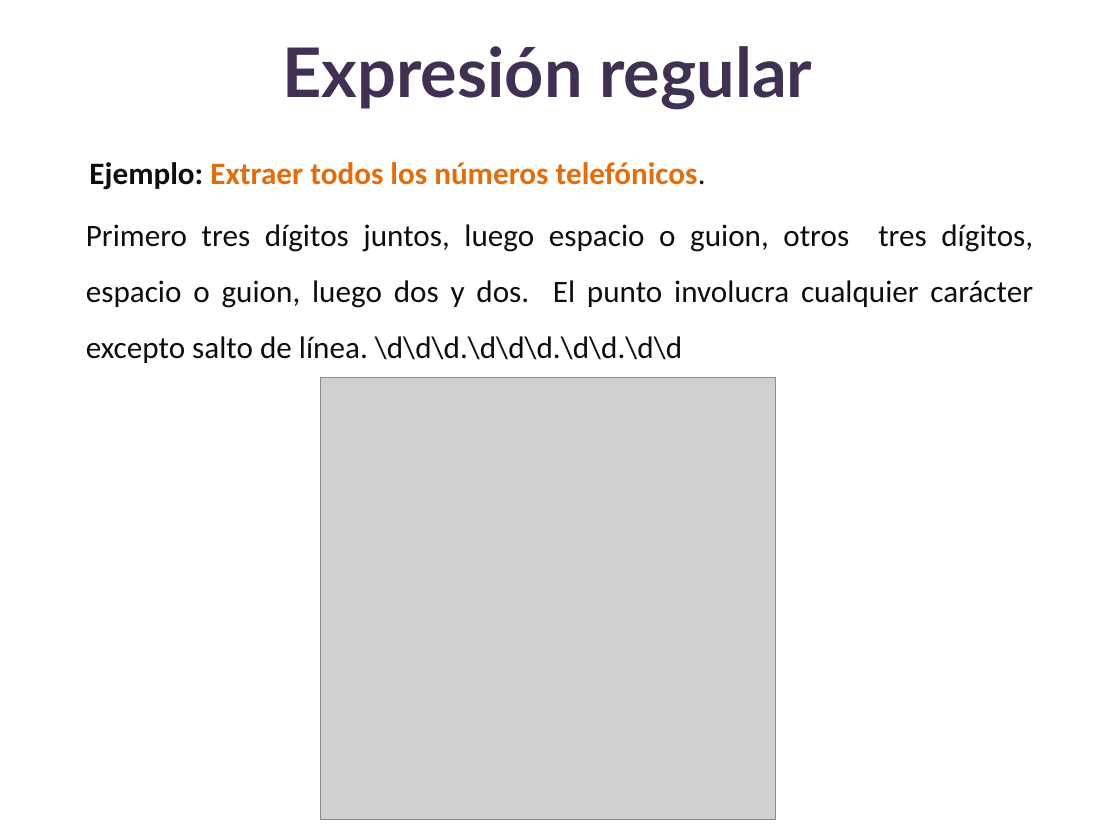
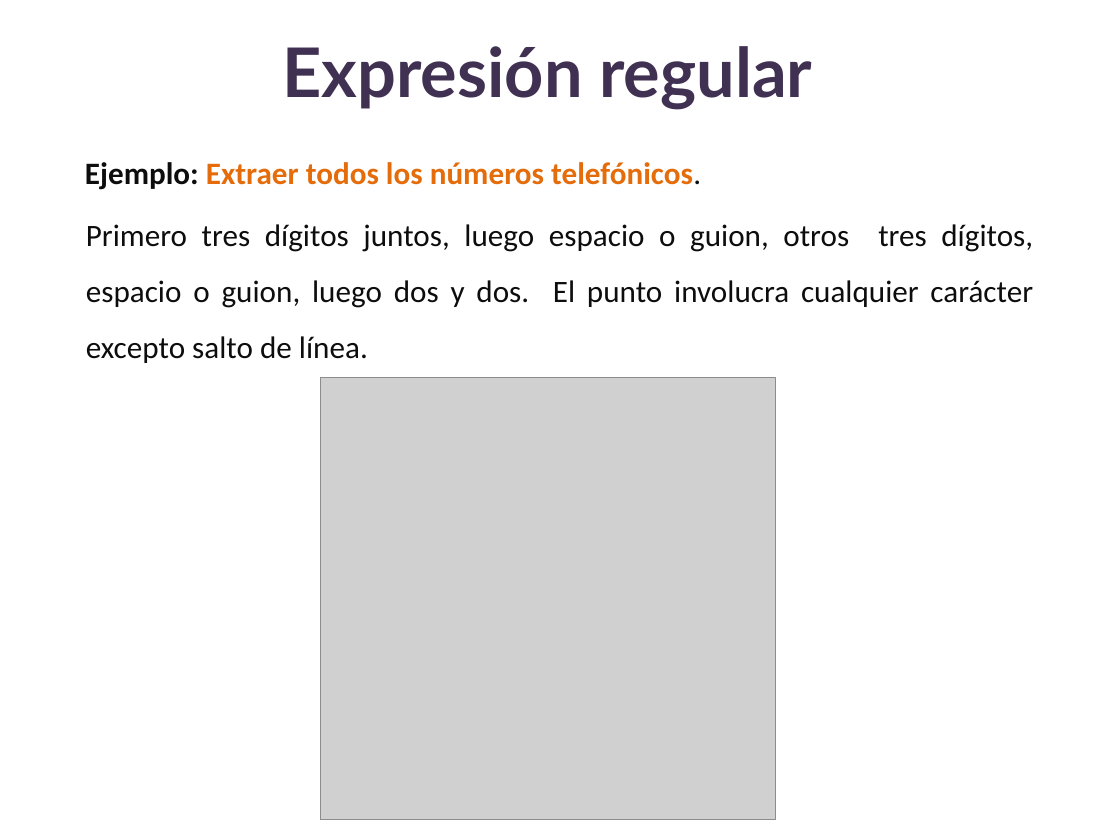
Before and after one commit to lizetheP/Analitica, a slide deck: slide 24 of Calendario2025/presentaciones/18_Expresiones_regulares.pptx. Drawn at 1120x840 pixels with LibreOffice and Linux fonts; fonts in the diff are those of the drawing; grey boxes stand for pictures. Boxes give left, top, right and bottom in pixels: in the first picture for what was removed or moved away, otherwise in the second. Text is boxed around its words. In the diff, an @@ line names an element or a change of style, - is before the commit and + after.

```diff
--- a/Calendario2025/presentaciones/18_Expresiones_regulares.pptx
+++ b/Calendario2025/presentaciones/18_Expresiones_regulares.pptx
@@ text "Ejemplo: Extraer todos los números ...": place and size @@
-text "Ejemplo: Extraer todos los números ..." at (89, 162, 706, 190)
+text "Ejemplo: Extraer todos los números ..." at (85, 162, 701, 190)
@@ text at (86, 224, 1033, 363): text changed @@
-Primero tres dígitos juntos, luego espacio o guion, otros tres dígitos, espacio o guion, luego dos y dos. El punto involucra cualquier carácter excepto salto de línea. \d\d\d.\d\d\d.\d\d.\d\d
+Primero tres dígitos juntos, luego espacio o guion, otros tres dígitos, espacio o guion, luego dos y dos. El punto involucra cualquier carácter excepto salto de línea.
```
Also in this commit, not shown: 6 other slides changed, 1 slide added, 1 slide removed, 3 other files.
